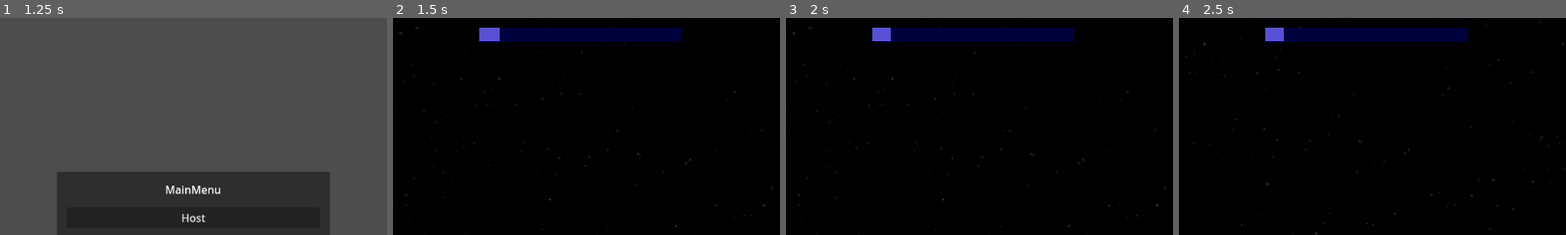
Above: before the commit, frames 1-4 (left to right).
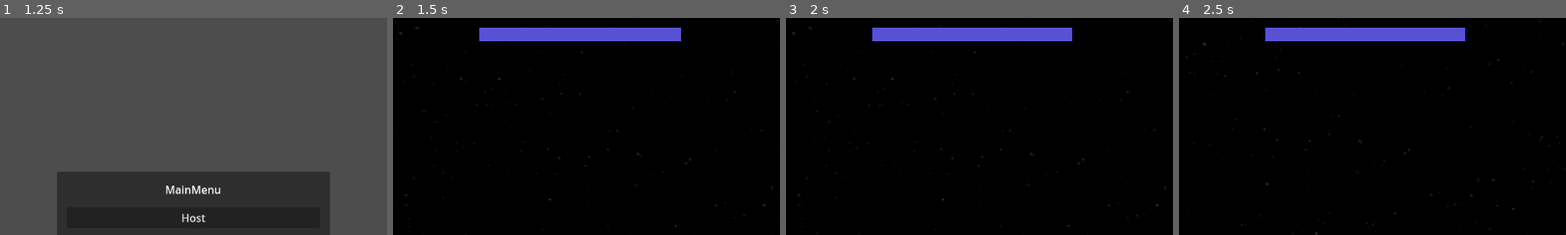
Above: after the commit, the same moments.

Repository: YuraStebel/CosmosGodotProject
Game: Godot game, scene res://scenes/wrld.tscn
Same seed, same stepped clock (60 frames per second), same inputs: the game is played once before the commit and once after it. The engine's default icon, where the game draws it, is replaced by a stand-in: a white triangle on a blue panel in a dark square.
Inputs (mouse positions are % of the whole screen's width and height, from its top left):
- Up to frame 1 (1.25 s): click (50, 60) at 0.52 s; type "12" at 0.6 s
- Up to frame 2 (1.5 s): click "Host" at 1.25 s
- Up to frame 3 (2 s): no input
- Up to frame 4 (2.5 s): tap Enter (ui_accept) at 2, 2.27 s; move the mouse to (55, 50) at 2.02 s; hold W (forward) from 2.03 s (still down); tap D (righ) at 2.1 s
The pictures show only the part of the screen within x 25-75%, y 0-50%; the shares and areas given below are measured in that part.

Frame 1 is identical in both runs. In frame 2, 2.9% of the frame differs, in the area x 27-75%, y 4-11%; in frame 3, 2.9%; in frame 4, 2.9%.

Commit message:
Revert "compliting breathing"
This reverts commit 75117f0fc1cea46d9fcc4601fbbae617d45382f2.

Diff:
--- a/scenes/player.tscn
+++ b/scenes/player.tscn
@@ -1,10 +1,9 @@
-[gd_scene load_steps=9 format=3 uid="uid://cc3xq36jc4yo"]
+[gd_scene load_steps=8 format=3 uid="uid://cc3xq36jc4yo"]
 
 [ext_resource type="Script" uid="uid://5bierablijt0" path="res://scripts/rigid_body_3d.gd" id="1_4flbx"]
 [ext_resource type="Texture2D" uid="uid://8hal0pb3km32" path="res://images/player_hud/oxygenbarbackground.png" id="3_dqkch"]
 [ext_resource type="Script" uid="uid://cvyiy2hvov5n6" path="res://scripts/player_stats.gd" id="3_qhqgy"]
 [ext_resource type="Texture2D" uid="uid://b6nuombnv88gm" path="res://images/player_hud/oxygenbar.png" id="4_qlg0r"]
-[ext_resource type="AudioStream" uid="uid://b62xa6gokxw5m" path="res://sounds/player/breathing.mp3" id="5_qlg0r"]
 
 [sub_resource type="CapsuleShape3D" id="CapsuleShape3D_h5h1p"]
 
@@ -66,10 +65,3 @@
 texture_under = ExtResource("3_dqkch")
 texture_progress = ExtResource("4_qlg0r")
 metadata/_edit_use_anchors_ = true
-
-[node name="Sounds" type="Node" parent="."]
-
-[node name="Breathing" type="AudioStreamPlayer" parent="Sounds"]
-stream = ExtResource("5_qlg0r")
-volume_db = -5.0
-parameters/looping = true
--- a/scripts/player_stats.gd
+++ b/scripts/player_stats.gd
@@ -1,7 +1,7 @@
 extends Node
 
 # Настройки кислорода
-@export var max_oxygen: float = 10.0
+@export var max_oxygen: float = 100.0
 @export var oxygen_consumption_rate: float = 1.0  # Потребление в секунду
 @export var oxygen_recovery_rate: float = 5.0     # Восстановление в секунду
 
@@ -9,12 +9,6 @@
 var is_in_oxygen_zone: bool = false
 
 @onready var oxygen_bar = $"../HUD/OxygenBar"
-@onready var breathing_sound = $"../Sounds/Breathing"
-
-var breathing = "res://sounds/player/breathing.mp3"
-var diyng_by_oxygen = "res://sounds/player/zadyhaetsya.mp3"
-
-var is_dying = false
 
 func _ready():
 	current_oxygen = max_oxygen
@@ -23,24 +17,6 @@
 	if is_multiplayer_authority():
 		update_oxygen(delta)
 		sync_oxygen_state()
-		play_sound_breathing()
-
-func play_sound_breathing():
-	if is_dying:
-
-		if breathing_sound.stream != load(diyng_by_oxygen) or not breathing_sound.playing:
-			breathing_sound.stop()
-			breathing_sound.stream = load(diyng_by_oxygen)
-			breathing_sound.play()
-		return
-
-	if !is_in_oxygen_zone:
-		if not breathing_sound.playing:
-			breathing_sound.stream = load(breathing)
-			breathing_sound.play()
-	else:
-		if breathing_sound.playing:
-			breathing_sound.stop()
 
 # Обновление уровня кислорода
 func update_oxygen(delta):
@@ -57,15 +33,14 @@
 		oxygen_bar.visible = true
 	oxygen_bar.value = current_oxygen
 
-
 	# Проверка на смерть от удушья
 	if current_oxygen <= 0:
-		is_dying = true
 		handle_oxygen_depletion()
 
 func handle_oxygen_depletion():
-	pass
-
+	# Здесь реализуйте логику смерти/урона от нехватки кислорода
+	print("Игрок задыхается!")
+	# Например: get_parent().take_damage(10)
 
 # Синхронизация состояния кислорода
 func sync_oxygen_state():
Not shown, removed: sounds/player/breathing.mp3.import
Not shown, removed: sounds/player/zadyhaetsya.mp3.import
Not shown, removed: sounds/player/breathing.mp3
Not shown, removed: sounds/player/zadyhaetsya.mp3
